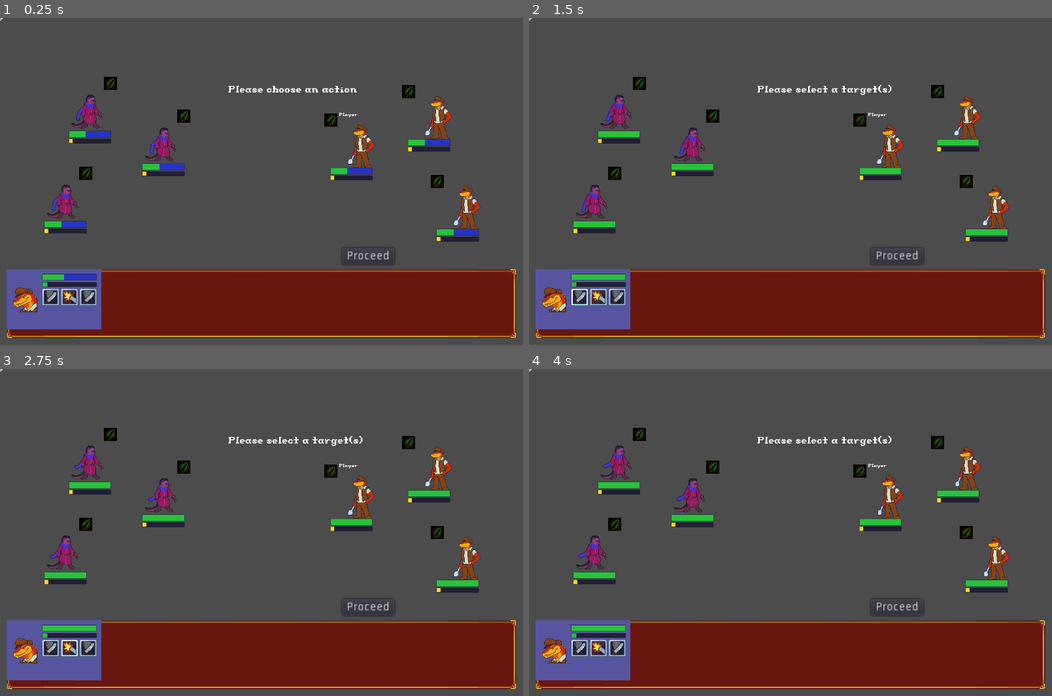
Above: before the commit, frames 1-4 (two rows, left to right).
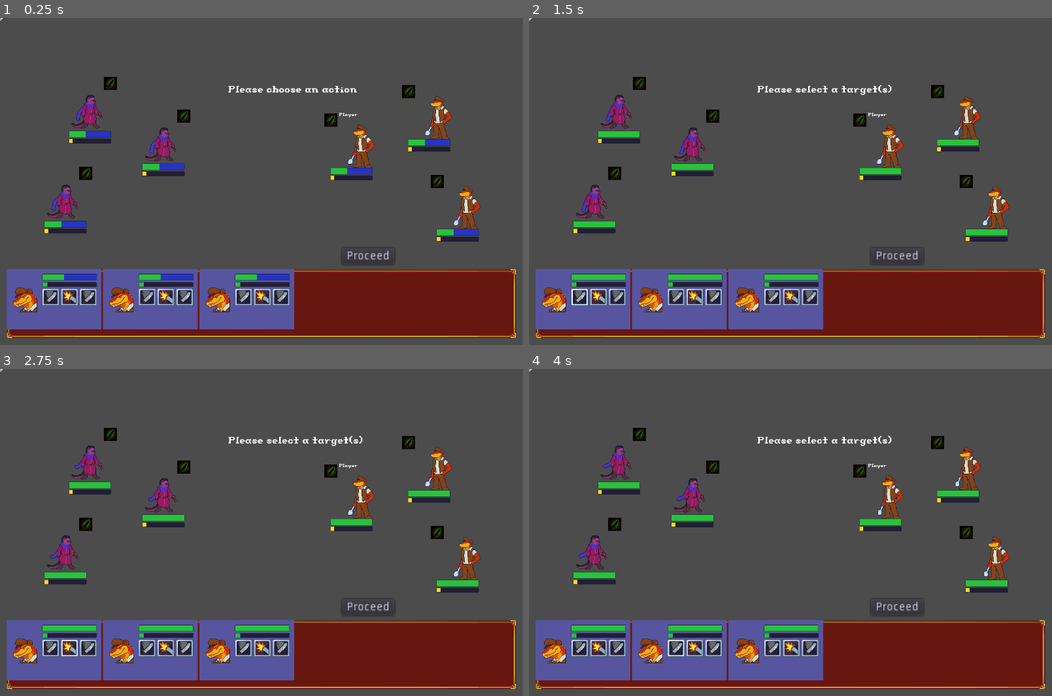
Above: after the commit, the same moments.

Repository: Introdile/SenRPG
Game: Godot game, scene res://Battle/Battle.tscn
Two runs of this game, one before a commit and one after it. Both use one fixed random seed, a clock stepped at 60 frames per second and the inputs below.
Inputs (mouse positions are in pixels of both pictures, inside the frame that each line leads up to):
- Up to frame 1 (0.25 s): no input
- Up to frame 2 (1.5 s): click "Proceed" at 0.5 s; click (581, 295) at 1.27 s
- Up to frame 3 (2.75 s): click (67, 646) at 2.02 s
- Up to frame 4 (4 s): click (617, 646) at 2.77 s; click (675, 646) at 3.52 s

The runs differ from the first frame. In frame 1, 6.7% of the frame differs, in the area x 19-57%, y 76-96%; in frame 2, 6.7%; in frame 3, 6.7%; in frame 4, 6.7%.
Error after the commit: Invalid get index 'name' (on base: 'Nil'). (res://Battle/Battle.gd:103)

Commit message:
ally and enemy targetting
only works for single-target abilities current, but it works now! further cases shouldn't be too much harder to implement

Diff:
--- a/Battle/Battle.gd
+++ b/Battle/Battle.gd
@@ -57,7 +57,7 @@
 		var nui = charUI.instance()
 		nui.attachedChar = n
 		#nui.rect_position = Vector2(652,452) #TODO: add it to a container that'll handle this automatically
-		$UI/NPBack.add_child(nui)
+		$UI/NPBack/characterUI.add_child(nui)
 
 		if n.global_position.x > get_viewport().size.x / 2:
 			n.flip_battler()
@@ -99,7 +99,9 @@
 			sl = "The foe is selecting their action."
 			# CHOOSE THE FOE'S ACTION
 			for i in foes:
-				i.target.append(ally[0])
+				var foeTarget = battleFunc.getRandomBattler(ally)
+				print("Foe has chosen target " + foeTarget.name)
+				i.target.append(foeTarget)
 				i.action = Global_DatabaseReader.get_from_database(1,"ability")
 			print("foe has selected action " + foes[0].action["name"])
 			changeState(battleState.PLAN)
--- a/Battle/Battle.tscn
+++ b/Battle/Battle.tscn
@@ -127,6 +127,22 @@
 patch_margin_bottom = 16
 _sections_unfolded = [ "Margin", "Patch Margin", "Rect" ]
 
+[node name="characterUI" type="HBoxContainer" parent="UI/NPBack" index="0"]
+
+anchor_left = 0.0
+anchor_top = 0.0
+anchor_right = 0.0
+anchor_bottom = 0.0
+margin_right = 40.0
+margin_bottom = 40.0
+rect_pivot_offset = Vector2( 0, 0 )
+rect_clip_content = false
+mouse_filter = 1
+mouse_default_cursor_shape = 0
+size_flags_horizontal = 1
+size_flags_vertical = 1
+alignment = 0
+
 [node name="stateLabel" parent="UI" index="2" instance=ExtResource( 3 )]
 
 margin_left = 559.0
--- a/Battle/Battler.gd
+++ b/Battle/Battler.gd
@@ -20,6 +20,7 @@
 # battle variables
 var action
 var target = []
+var hostility = 10
 
 # animation variables
 var animationStack = []
--- a/Battle/UI/characterUI.gd
+++ b/Battle/UI/characterUI.gd
@@ -45,8 +45,8 @@
 			var nab = abilityButton.instance()
 			nab.attach_ability(i)
 			nab.uiParent = self
-			if !nab.is_connected("ability_pressed",get_parent().get_parent().get_parent(),"_on_ability_chosen"):
-				nab.connect("ability_pressed",get_parent().get_parent().get_parent(),"_on_ability_chosen")
+			if !nab.is_connected("ability_pressed",get_parent().get_parent().get_parent().get_parent(),"_on_ability_chosen"):
+				nab.connect("ability_pressed",get_parent().get_parent().get_parent().get_parent(),"_on_ability_chosen")
 			abilityGrid.add_child(nab)
 			n += 1
 		else: pass
--- /dev/null
+++ b/Battle/statusProcessor.gd
@@ -0,0 +1,4 @@
+extends Node
+
+func processStatus(status):
+	pass
--- a/battleFunctions.gd
+++ b/battleFunctions.gd
@@ -17,7 +17,6 @@
 
 
 	b.character.removeHP(dam)
-
 
 static func calculateDamage(a,b,ds):
 	var totaldamage
@@ -46,3 +45,23 @@
 #	var totaldamage = atk * armor * boost
 
 	return floor(totaldamage)
+
+static func getRandomBattler(blist):
+	# form the percentage of each battler getting hit, based on hostility
+	# percent hostility is the current selected battlers hostility over the party's total hostility times 100
+	# randomly generate one of them
+	var randNum = randi() % 100
+	print(randNum)
+
+	var hostSum = 0.0
+	var lastValue = 0.0
+	var newRange
+
+	for i in blist:
+		hostSum += i.hostility
+	for i in blist:
+		newRange = float(i.hostility) / hostSum * 100 + lastValue
+
+		if randNum > lastValue and randNum < newRange:
+			return i
+		lastValue = newRange
